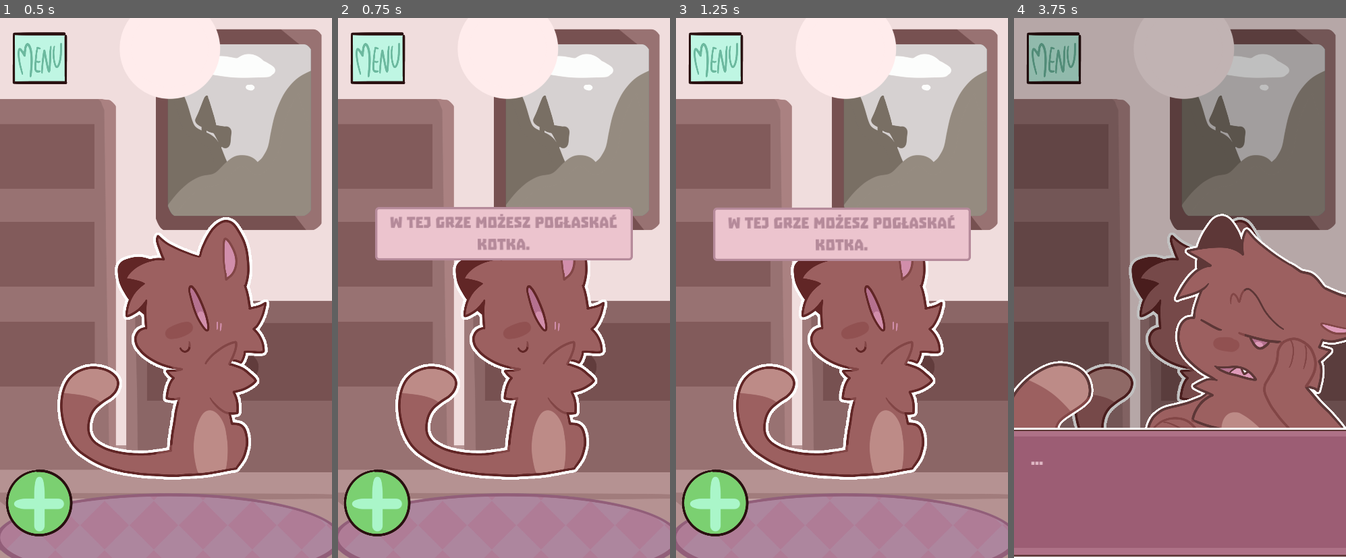
Above: before the commit, frames 1-4 (left to right).
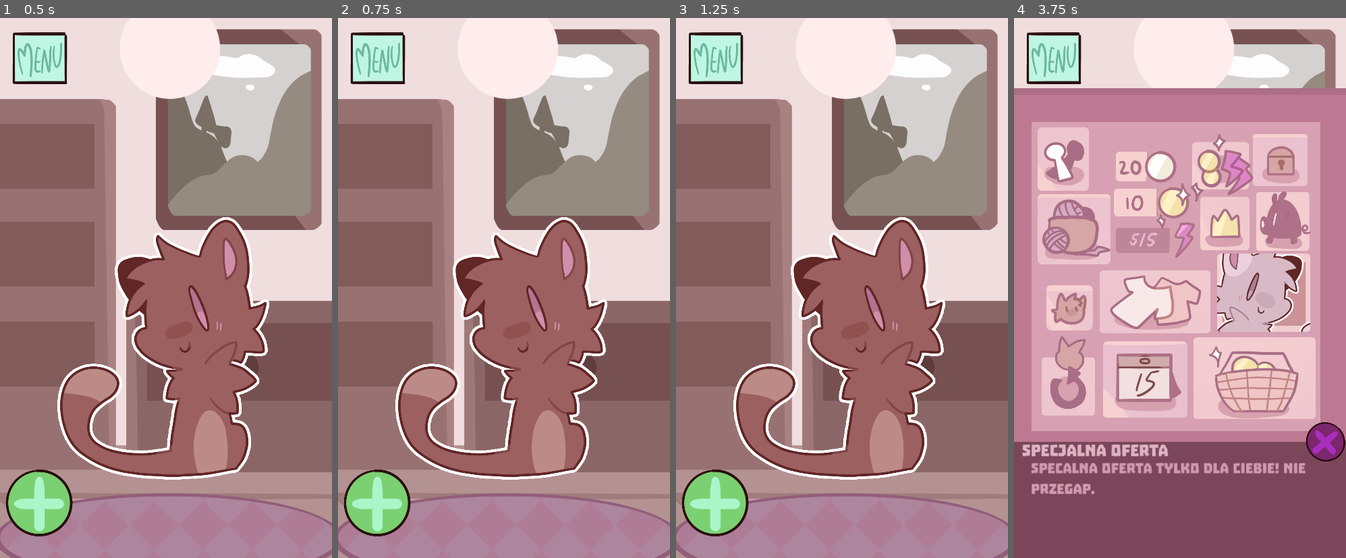
Above: after the commit, the same moments.

Repository: ElionTime001/Poglaskaj_kota
Game: Godot game, scene res://scenes/game.tscn
Two runs of this game, one before a commit and one after it. Both use one fixed random seed, a clock stepped at 60 frames per second and the inputs below.
Inputs (mouse positions are in pixels of both pictures, inside the frame that each line leads up to):
- Up to frame 1 (0.5 s): no input
- Up to frame 2 (0.75 s): click (510, 363) at 0.5 s
- Up to frame 3 (1.25 s): no input
- Up to frame 4 (3.75 s): click (1053, 504) at 1.25 s; click (1180, 288) at 2.02 s; click (1156, 239) at 2.77 s; click (1156, 304) at 3.52 s

Frame 1 is identical in both runs. In frame 2, 7.6% of the frame differs, in the area x 11-89%, y 35-45%; in frame 3, 7.6%; in frame 4, 98%, in the area x 0-100%, y 0-100%.

Commit message:
Fomo questions

Diff:
--- /dev/null
+++ b/answers.gd
@@ -0,0 +1,38 @@
+extends Control
+
+
+signal answer_chosen(answer)
+
+@export var answer_1 : Button
+@export var answer_2 : Button
+@export var answer_3 : Button
+var answers = []
+
+func _ready():
+	answers = [answer_1,answer_2,answer_3]
+
+func change_label(button_name, new_label):
+	for answer in answers:
+		if answer.name == button_name:
+			answer.text = new_label
+			print("Answer changed")
+			break
+
+func change_visible(button_name):
+	for answer in answers:
+		if answer.name == button_name:
+			if answer.visible:
+				answer.visible = false
+			else:
+				answer.visible = true
+
+func _on_answer_1_pressed():
+	answer_chosen.emit("1")
+
+
+func _on_answer_2_pressed():
+	answer_chosen.emit("2")
+
+
+func _on_answer_3_pressed():
+	answer_chosen.emit("3")
--- a/jasons/ui_elements_dialogue.json
+++ b/jasons/ui_elements_dialogue.json
@@ -1 +1 @@
-{"focus_bar_test":{"name":{"eng":"Focus Bar Test"},"sprite": …(11313 unchanged characters)…  currency)"}],"type":{"eng":"dialogue"}}}
+{"focus_bar_test":{"name":{"eng":"Focus Bar Test"},"sprite": …(11313 unchanged characters)…  currency)"}],"type":{"eng":"dialogue"}},"fomo_answer_2_maybe":{"name":{"eng":""},"dialogues":[{"eng":"Jesteś blisko, ale to nie pełna odpowiedź."}],"type":{"eng":"dialogue"}}}
--- /dev/null
+++ b/scenes/answers.tscn
@@ -0,0 +1,64 @@
+[gd_scene load_steps=2 format=3 uid="uid://chockrbnd4ah8"]
+
+[ext_resource type="Script" path="res://answers.gd" id="1_kd0fx"]
+
+[node name="answers" type="Control" node_paths=PackedStringArray("answer_1", "answer_2", "answer_3")]
+layout_mode = 3
+anchors_preset = 15
+anchor_right = 1.0
+anchor_bottom = 1.0
+grow_horizontal = 2
+grow_vertical = 2
+script = ExtResource("1_kd0fx")
+answer_1 = NodePath("answer_1")
+answer_2 = NodePath("answer_2")
+answer_3 = NodePath("answer_3")
+
+[node name="answer_1" type="Button" parent="."]
+layout_mode = 1
+anchors_preset = 8
+anchor_left = 0.5
+anchor_top = 0.5
+anchor_right = 0.5
+anchor_bottom = 0.5
+offset_left = -183.0
+offset_top = -87.0
+offset_right = 183.0
+offset_bottom = -46.0
+grow_horizontal = 2
+grow_vertical = 2
+text = "TAK"
+
+[node name="answer_2" type="Button" parent="."]
+layout_mode = 1
+anchors_preset = 8
+anchor_left = 0.5
+anchor_top = 0.5
+anchor_right = 0.5
+anchor_bottom = 0.5
+offset_left = -183.0
+offset_top = -26.0
+offset_right = 183.0
+offset_bottom = 15.0
+grow_horizontal = 2
+grow_vertical = 2
+text = "NIE"
+
+[node name="answer_3" type="Button" parent="."]
+layout_mode = 1
+anchors_preset = 8
+anchor_left = 0.5
+anchor_top = 0.5
+anchor_right = 0.5
+anchor_bottom = 0.5
+offset_left = -183.0
+offset_top = 35.0
+offset_right = 183.0
+offset_bottom = 76.0
+grow_horizontal = 2
+grow_vertical = 2
+text = "MOŻE"
+
+[connection signal="pressed" from="answer_1" to="." method="_on_answer_1_pressed"]
+[connection signal="pressed" from="answer_2" to="." method="_on_answer_2_pressed"]
+[connection signal="pressed" from="answer_3" to="." method="_on_answer_3_pressed"]
--- a/scenes/screens.tscn
+++ b/scenes/screens.tscn
@@ -7,6 +7,7 @@
 [ext_resource type="PackedScene" uid="uid://bbup714ugbgum" path="res://scenes/menu.tscn" id="5_1lp3j"]
 [ext_resource type="PackedScene" uid="uid://b8ylexf5awjs" path="res://scenes/speech_bubble.tscn" id="6_4dh3q"]
 [ext_resource type="Script" path="res://scripts/game_script/Chapter1.gd" id="7_7eaxb"]
+[ext_resource type="PackedScene" uid="uid://chockrbnd4ah8" path="res://scenes/answers.tscn" id="7_aaxm4"]
 
 [node name="SCREENS" type="CanvasLayer"]
 script = ExtResource("1_qe71l")
@@ -31,9 +32,13 @@
 [node name="speechBubble" parent="." instance=ExtResource("6_4dh3q")]
 visible = false
 
-[node name="Chapter1_controller" type="Node" parent="." node_paths=PackedStringArray("dialogue_player", "speech_bubble", "item_box", "interface")]
+[node name="answers" parent="." instance=ExtResource("7_aaxm4")]
+visible = false
+
+[node name="Chapter1_controller" type="Node" parent="." node_paths=PackedStringArray("dialogue_player", "speech_bubble", "item_box", "interface", "answers")]
 script = ExtResource("7_7eaxb")
 dialogue_player = NodePath("../dialogue_player")
 speech_bubble = NodePath("../speechBubble")
 item_box = NodePath("../item_box")
 interface = NodePath("../interface")
+answers = NodePath("../answers")
--- a/scripts/dialogue_player.gd
+++ b/scripts/dialogue_player.gd
@@ -8,14 +8,17 @@
 var index
 var array_size
 var current_key
+var should_it_disappear
 
 signal dialogue_finished(current_dialogue_key)
 
 func appear():
-	self.visible = true
+	if !self.visible:
+		self.visible = true
 
 func disappear():
-	self.visible = false
+	if self.visible:
+		self.visible = false
 
 func _ready():
 	further_doalogue = $FurtherDialogueButton
@@ -26,7 +29,8 @@
 	print("pass")
 	foroward_dialogue()
 
-func play_dialogue(key: String):
+func play_dialogue(key: String, should_it_disappear_after := true):
+	should_it_disappear = should_it_disappear_after
 	current_key = key
 	index = 0
 	dialogue_array = DataFiles.read_dialogue_data(key,"dialogues")
@@ -45,7 +49,8 @@
 		else:
 			print("Dialogue finished")
 			dialogue_finished.emit(current_key)
-			disappear()
+			if should_it_disappear:
+				disappear()
 	else:
 		dialogue_window.skip_clicked()
 
--- a/scripts/game_script/Chapter1.gd
+++ b/scripts/game_script/Chapter1.gd
@@ -4,12 +4,14 @@
 @export var speech_bubble: Control
 @export var item_box : Control
 @export var interface: Control
+@export var answers: Control
 
 var current_moment : String
 
 
 func _ready():
 	interface.button_dropped.connect(check_if_proceed)
+
 
 func story_proceed():
 	current_moment = Flags.get_state_name()
@@ -62,6 +64,54 @@
 
 			if was_login_added and were_dailies_added:
 				print("SUCCESS FIRST QUEST!")
+				await get_tree().create_timer(0.5).timeout
+				dialogue_player.play_dialogue("fomo_question_1", false)
+				await dialogue_player.dialogue_finished
+				answers.change_visible("answer_3")
+				answers.visible = true
+				var answer = await answers.answer_chosen
+				answers.visible =  false
+				#Tak
+				if answer == "1":
+					dialogue_player.play_dialogue("fomo_answer_1_yes", false)
+					await dialogue_player.dialogue_finished
+				elif answer == "2":
+					dialogue_player.play_dialogue("fomo_answer_1_no", false)
+					await dialogue_player.dialogue_finished
+				await get_tree().create_timer(0.2).timeout
+				dialogue_player.play_dialogue("fomo_question_2", false)
+				await dialogue_player.dialogue_finished
+				answers.visible = true
+				answer = await answers.answer_chosen
+				answers.visible =  false
+				if answer == "1":
+					dialogue_player.play_dialogue("fomo_answer_2_yes", false)
+					await dialogue_player.dialogue_finished
+					await get_tree().create_timer(0.2).timeout
+					dialogue_player.play_dialogue("fomo_answer_2_yes", false)
+					answers.change_visible("answer_3")
+					answers.change_label("answer_1", "Zadania Codzienne")
+					answers.change_label("answer_2", "Nagrody za Logowanie")
+					answers.change_label("answer_3", "Oba")
+					answers.visible = true
+					answer = await answers.answer_chosen
+					answers.visible =  false
+					match answer:
+						"1":
+							dialogue_player.play_dialogue("fomo_answer_2_maybe", false)
+						"2":
+							dialogue_player.play_dialogue("fomo_answer_2_maybe", false)
+						"3":
+							dialogue_player.play_dialogue("fomo_answer_3_both", false)
+				elif answer == "2":
+					dialogue_player.play_dialogue("fomo_answer_2_no", false)
+				await dialogue_player.dialogue_finished
+				await get_tree().create_timer(0.2).timeout
+				dialogue_player.play_dialogue("fomo_end")
+
+
+			else:
+				print("Not first quest success yet")
 		_:
 			print("Story has nowhere to proceed")
 
--- a/scripts/screens.gd
+++ b/scripts/screens.gd
@@ -24,6 +24,10 @@
 	item_box.item_picked.connect(_create_drag_preview)
 
 	await get_tree().create_timer(0.5).timeout
+
+	#TO JEST DO USUNIĘCIA PÓŹNIEJ!!!!
+	Flags.change_state("first_quest")
+
 	chapter1_controller.story_proceed()
 	#dialogue_player.play_dialogue("test_dialogue")
 
Not shown: 1 places in scenes/screens.tscn that only renumber resources
Not shown, changed: jasons/ui_elements.gridless
